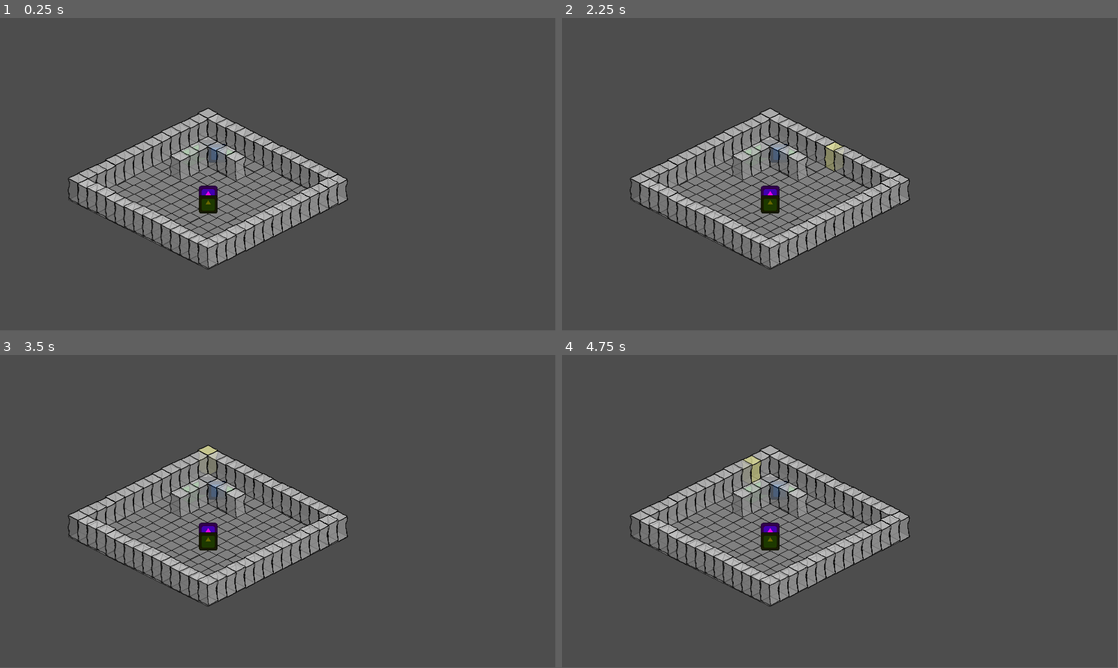
Above: before the commit, frames 1-4 (two rows, left to right).
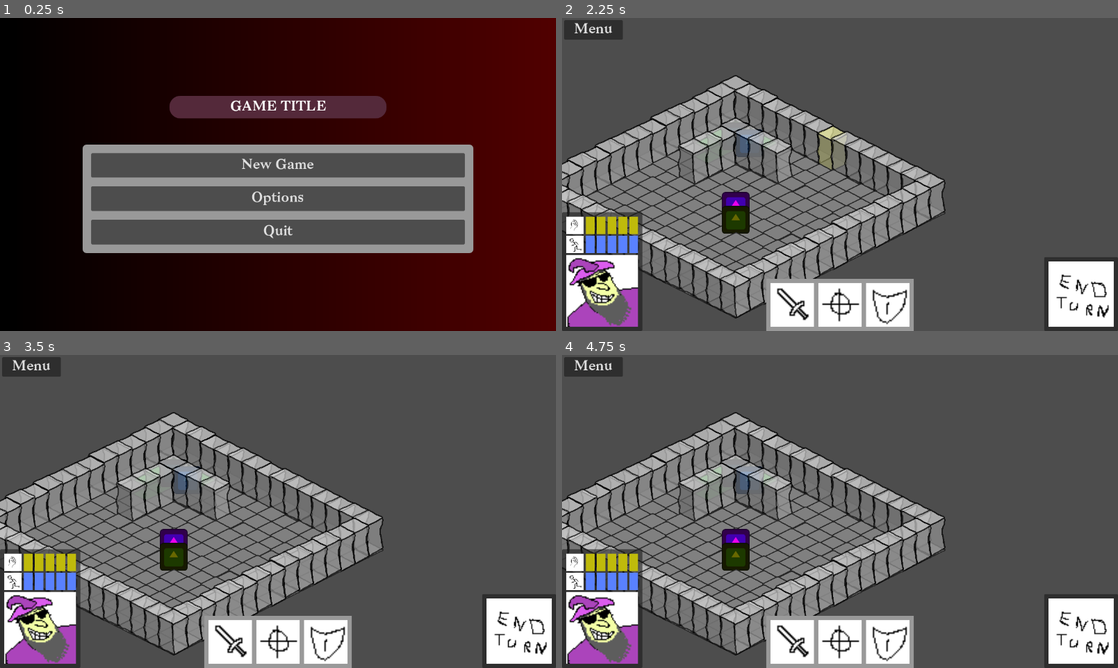
Above: after the commit, the same moments.

Repository: CiaranWoodward/LD57
Game: Godot game, scene res://scenes/main.tscn
Same seed, same stepped clock (60 frames per second), same inputs: the game is played once before the commit and once after it. Before the commit the project starts from res://Level/Game.tscn. The engine's default icon, where the game draws it, is replaced by a stand-in: a white triangle on a blue panel in a dark square. Sound files missing from this copy of the repository are replaced by a short silence.
Inputs (mouse positions are in pixels of both pictures, inside the frame that each line leads up to):
- Up to frame 1 (0.25 s): no input
- Up to frame 2 (2.25 s): click (840, 165) at 0.5 s, where only the run after the commit has a clickable "New Game"; click (595, 30) at 1.25 s, where only the run after the commit has a clickable "Menu"; click (840, 165) at 2 s, where only the run after the commit has a clickable "Resume"
- Up to frame 3 (3.5 s): tap Enter at 2.75 s; move the mouse to (205, 470) at 2.77 s; click (205, 470) at 2.92 s
- Up to frame 4 (4.75 s): tap Space at 3.5 s; move the mouse to (762, 477) at 3.52 s; click (762, 477) at 3.67 s; tap Enter at 4.25 s; move the mouse to (751, 480) at 4.27 s; click (751, 480) at 4.42 s
In our replay, the window is 799x449 before the commit and 800x450 after it. These sizes can differ from the game's own. Grey fills any space a smaller window leaves; there, only what the larger window draws over its background counts as a difference.

The runs differ from the first frame. In frame 1, 91% of the frame differs, in the area x 0-100%, y 0-100%; in frame 2, 36%; in frame 3, 36%; in frame 4, 36%.

Commit message:
Hook up the menu and new game impl

Diff:
--- a/main.gd
+++ b/main.gd
@@ -4,7 +4,7 @@
 
 #All game levels:
 var levels : Array[PackedScene] = [
-	load("res://Level/map.tscn")
+	load("res://Level/Game.tscn")
 ]
 
 #All music tracks:
--- a/project.godot
+++ b/project.godot
@@ -11,26 +11,9 @@
 [application]
 
 config/name="LD57"
-run/main_scene="uid://b8b4e2g65h7tn"
+run/main_scene="uid://crfl4qv4cvgwq"
 config/features=PackedStringArray("4.4", "Mobile")
 config/icon="res://icon.svg"
-
-[display]
-
-window/size/viewport_width=1920
-window/size/viewport_height=1080
-
-[gui]
-
-theme/custom_font="uid://c1l8tfjsccx1h"
-
-[input]
-
-debug={
-"deadzone": 0.2,
-"events": [Object(InputEventKey,"resource_local_to_scene":false,"resource_name":"","device":-1,"window_id":0,"alt_pressed":false,"shift_pressed":false,"ctrl_pressed":false,"meta_pressed":false,"pressed":false,"keycode":0,"physical_keycode":80,"key_label":0,"unicode":112,"location":0,"echo":false,"script":null)
-]
-}
 
 [autoload]
 
@@ -54,6 +37,18 @@
 EnemyEntity="*res://Level/EnemyEntity.gd"
 GameController="*res://Level/GameController.gd"
 
+[gui]
+
+theme/custom_font="uid://c1l8tfjsccx1h"
+
+[input]
+
+debug={
+"deadzone": 0.2,
+"events": [Object(InputEventKey,"resource_local_to_scene":false,"resource_name":"","device":-1,"window_id":0,"alt_pressed":false,"shift_pressed":false,"ctrl_pressed":false,"meta_pressed":false,"pressed":false,"keycode":0,"physical_keycode":80,"key_label":0,"unicode":112,"location":0,"echo":false,"script":null)
+]
+}
+
 [rendering]
 
 renderer/rendering_method="gl_compatibility"
